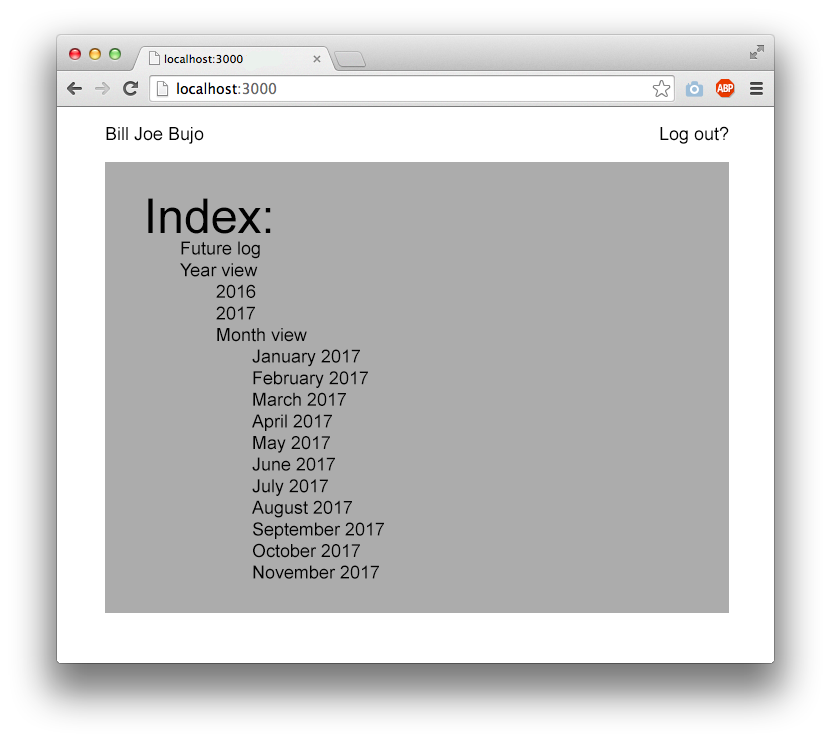
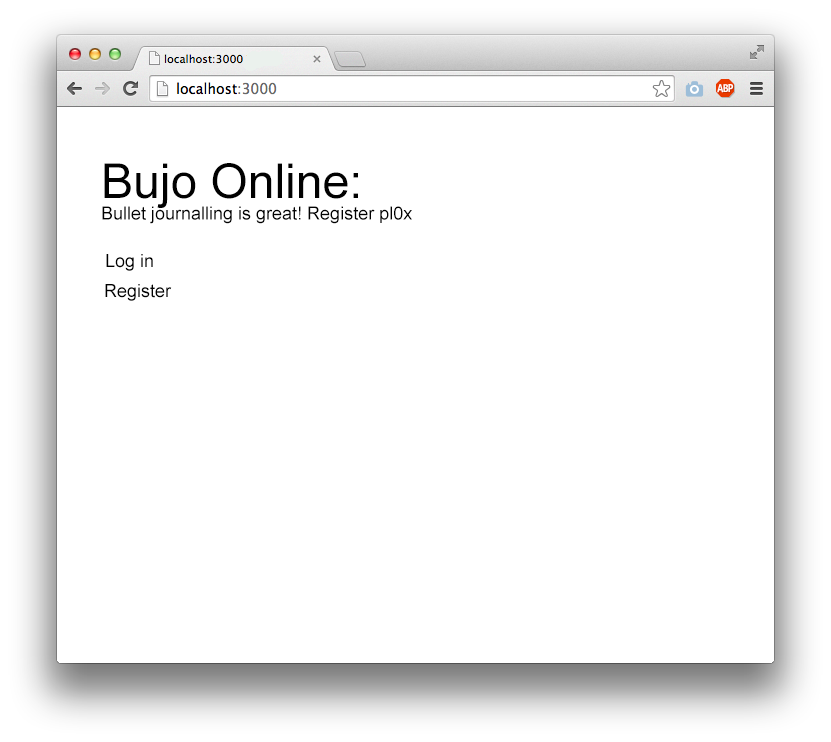
Layer changes from the first 831x742 image to the second:
renamed "Log out?" to "Log in", painted on it over bbox(106, 126, 729, 271)
renamed "Bill Joe Bujo" to "Register", painted on it over bbox(105, 127, 204, 301)
renamed "Index: Future log Year view 2016 2017 Month view Jan" to "Bujo Online: Bullet journalling is great! Register pl0x", painted on it over bbox(102, 163, 412, 579)
painted on "Rectangle 1" over bbox(105, 162, 729, 613)
